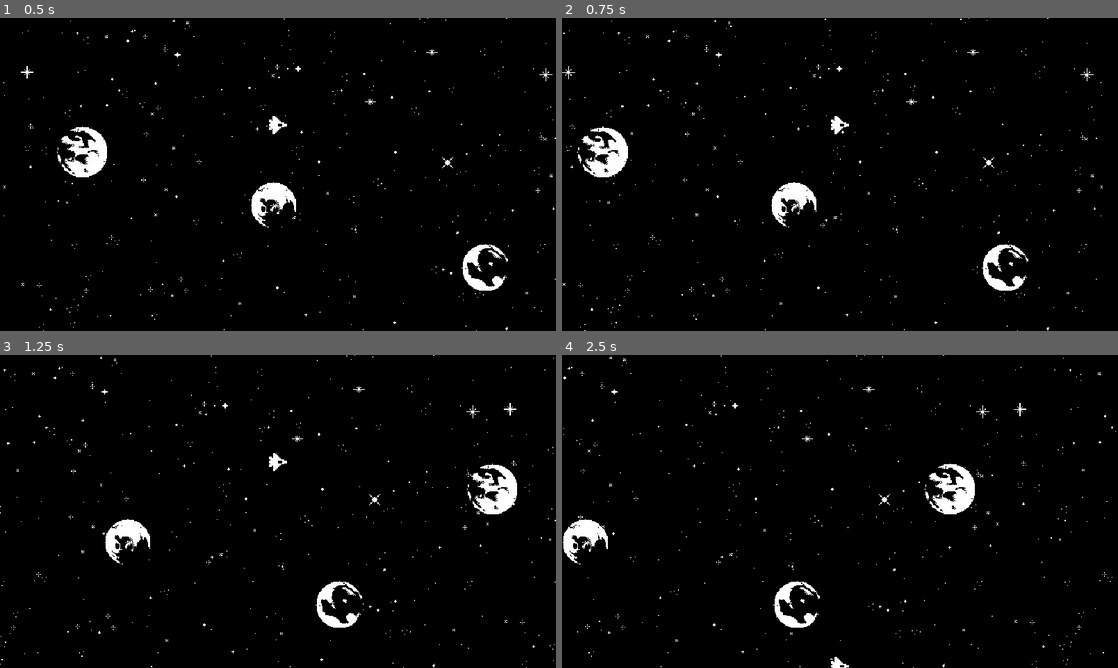
Above: before the commit, frames 1-4 (two rows, left to right).
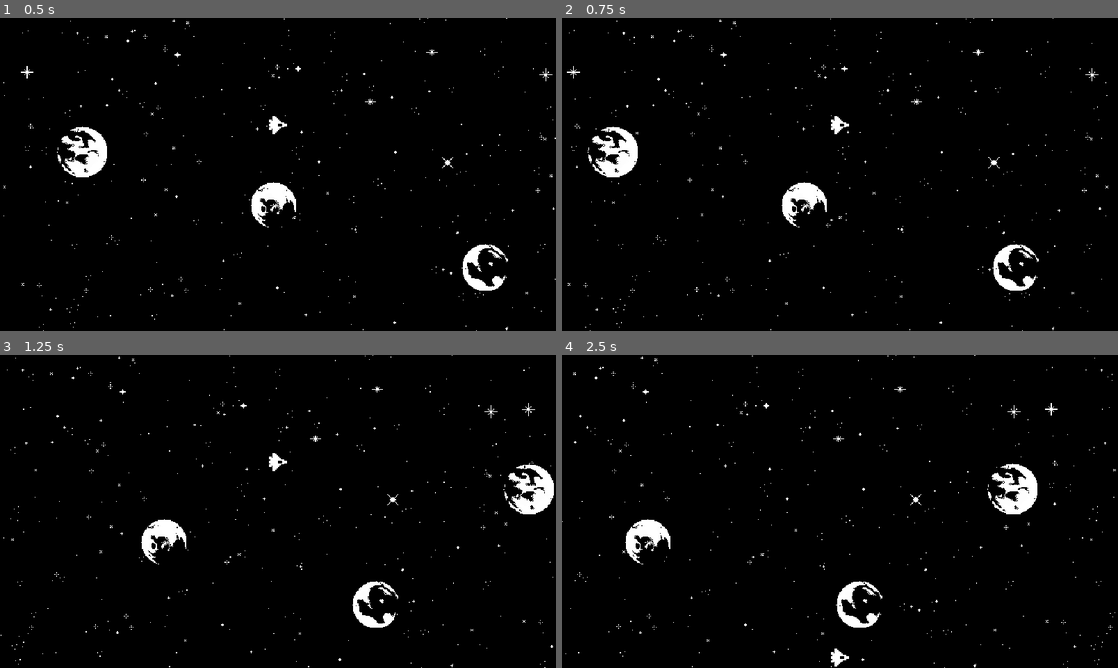
Above: after the commit, the same moments.

Repository: evincar333/640x360
Game: Godot game, scene res://Scenes/main.tscn
The game is run twice, just before and just after one commit, with the same random seed, the same clock (stepped at 60 frames per second) and the same inputs.
Inputs:
- Up to frame 1 (0.5 s): no input
- Up to frame 2 (0.75 s): tap Enter at 0.5 s; hold D (right) from 0.53 s (still down)
- Up to frame 3 (1.25 s): keep holding D (right)
- Up to frame 4 (2.5 s): release D (right) at 1.28 s; hold S (down) 1.28-2.03 s; hold D (right) from 2.03 s (still down)

Frame 1 is identical in both runs. In frame 2, 2.6% of the frame differs, in the area x 0-99%, y 0-100%; in frame 3, 3.9%; in frame 4, 4.3%, in the area x 0-100%, y 0-100%.

Commit message:
Player speed
set to 300

Diff:
--- a/Scenes/player.gd
+++ b/Scenes/player.gd
@@ -1,7 +1,7 @@
 extends CharacterBody2D
 
 # Speed of the player movement
-@export var speed = 600
+@export var speed = 300
 @onready var sprite_2d = $Sprite2D
 
 # Define the playing area boundaries
--- a/Scenes/player.tscn
+++ b/Scenes/player.tscn
@@ -8,7 +8,6 @@
 
 [node name="Player" type="CharacterBody2D"]
 script = ExtResource("1_o550o")
-speed = 400
 
 [node name="CollisionShape2D" type="CollisionShape2D" parent="."]
 position = Vector2(-0.5, 0.5)
